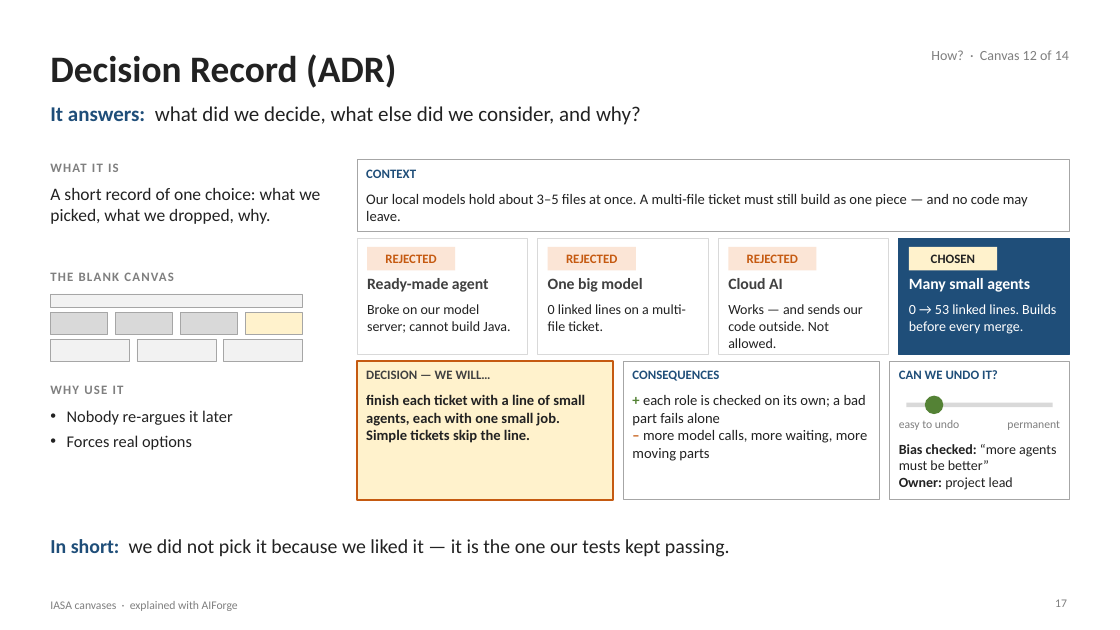
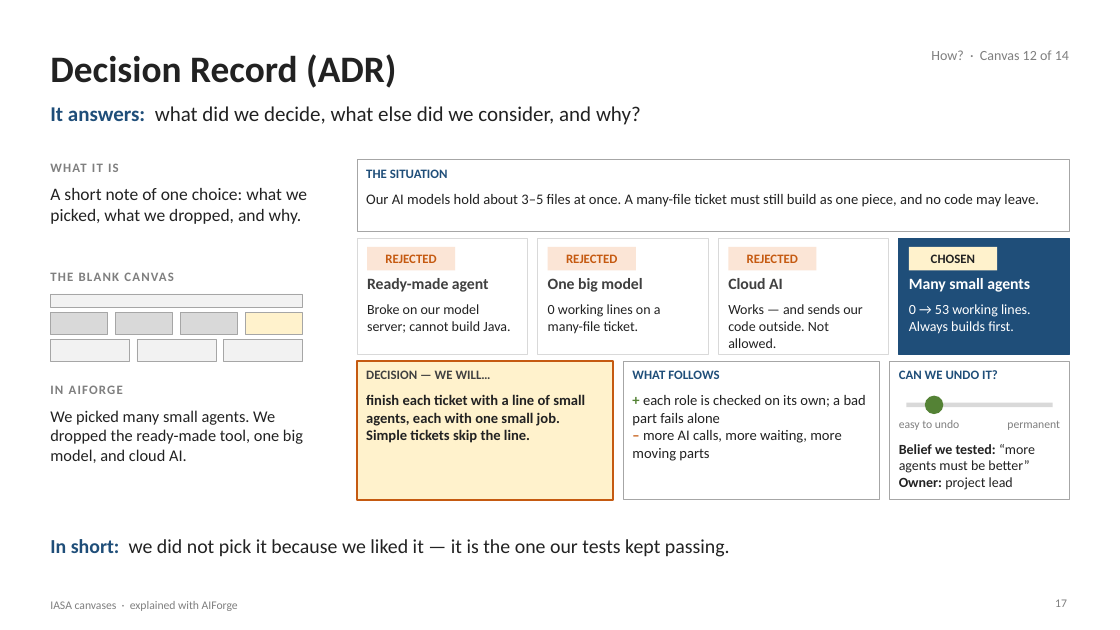
Before and after one commit to Manikanta-Reddy-Pasala/tools, a slide deck: slide 17 of course/iasa-aiforge/IASA-Canvases-with-AIForge.pptx. Drawn at 1120x630 pixels with LibreOffice and Linux fonts; fonts in the diff are those of the drawing. Boxes give left, top, right and bottom in pixels: in the first picture for what was removed or moved away, otherwise in the second. Text is boxed around its words. In the diff, an @@ line names an element or a change of style, - is before the commit and + after.

```diff
--- a/course/iasa-aiforge/IASA-Canvases-with-AIForge.pptx
+++ b/course/iasa-aiforge/IASA-Canvases-with-AIForge.pptx
@@ text at <box>366,169,448,178</box>: text changed @@
-CONTEXT
+THE SITUATION
@@ text at <box>50,188,307,224</box>: text changed @@
-A short record of one choice: what we picked, what we dropped, why.
+A short note of one choice: what we picked, what we dropped, and why.
@@ text at <box>366,194,1039,207</box>: text changed @@
-Our local models hold about 3–5 files at once. A multi-file ticket must still build as one piece — and no code may leave.
+Our AI models hold about 3–5 files at once. A many-file ticket must still build as one piece, and no code may leave.
@@ text at <box>548,304,661,334</box>: text changed @@
-0 linked lines on a multi-file ticket.
+0 working lines on a many-file ticket.
@@ text at <box>909,304,1031,334</box>: text changed @@
-0 → 53 linked lines. Builds before every merge.
+0 → 53 working lines. Always builds first.
@@ text at <box>50,385,123,394</box>: text changed @@
-WHY USE IT
+IN AIFORGE
@@ text at <box>632,370,719,379</box>: text changed @@
-CONSEQUENCES
+WHAT FOLLOWS
@@ text at <box>50,410,303,463</box>: text changed @@
-• Nobody re-argues it later
-• Forces real options
+We picked many small agents. We dropped the ready-made tool, one big model, and cloud AI.
@@ text at <box>632,430,841,461</box>: text changed @@
-– more model calls, more waiting, more moving parts
+– more AI calls, more waiting, more moving parts
@@ text at <box>899,444,1035,473</box>: text changed @@
-Bias checked: “more agents must be better”
+Belief we tested: “more agents must be better”
```
Also in this commit, not shown: 16 other slides changed, 2 other files.
